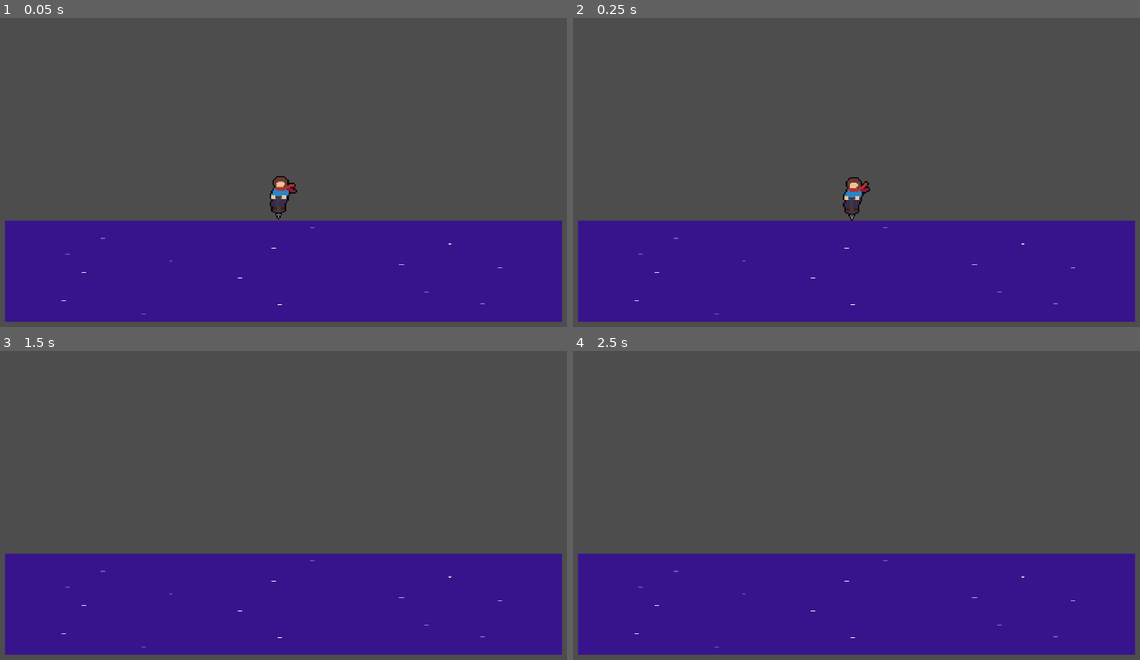
Above: before the commit, frames 1-4 (two rows, left to right).
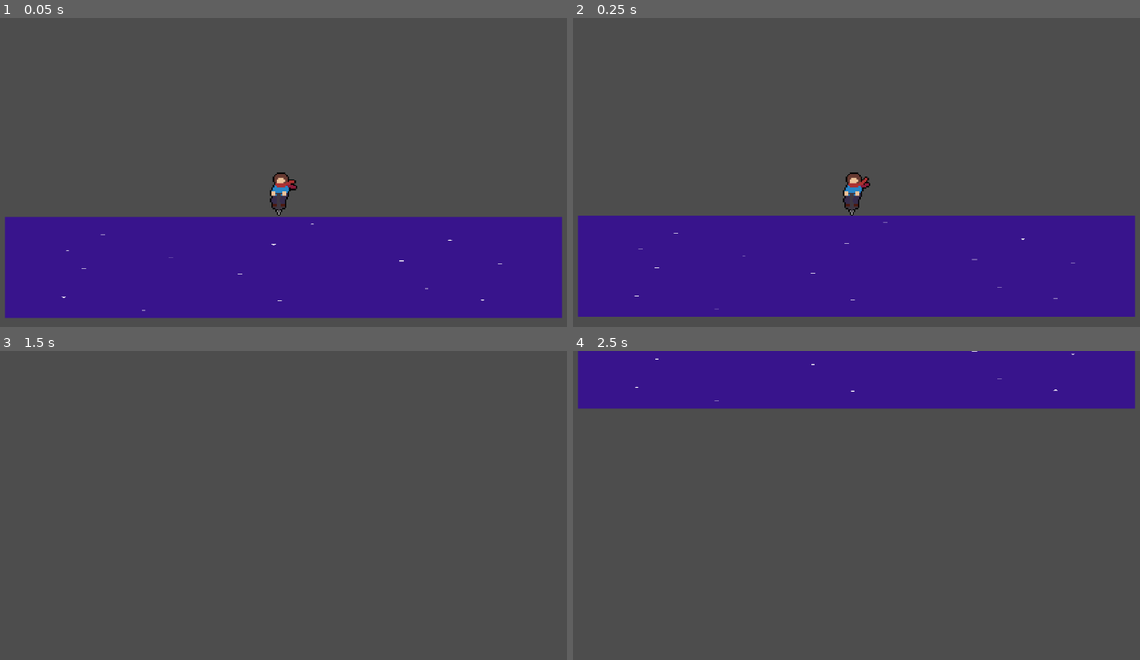
Above: after the commit, the same moments.

Repository: JMQ0598/Pogo-Game-Godot
Game: Godot game, scene res://Assets/Scenes/JumpDemo.tscn
Same seed, same stepped clock (60 frames per second), same inputs: the game is played once before the commit and once after it.
Inputs:
- Up to frame 1 (0.05 s): no input
- Up to frame 2 (0.25 s): no input
- Up to frame 3 (1.5 s): tap Enter at 0.5 s; hold D (walk_right) from 0.53 s (still down); tap W (walk_up) at 0.77 s; tap Space at 1.25 s
- Up to frame 4 (2.5 s): tap W (walk_up) at 1.52 s; tap Enter at 2 s; release D (walk_right) at 2.03 s; hold A (walk_left) from 2.03 s (still down)

The runs differ from the first frame. In frame 1, 2.9% of the frame differs, in the area x 0-100%, y 50-99%; in frame 2, 3.7%; in frame 3, 32%; in frame 4, 51%, in the area x 0-100%, y 0-99%.

Commit message:
Debug mode added for camera follow

Diff:
--- a/pogo-game/Assets/Scripts/camera_follow.gd
+++ b/pogo-game/Assets/Scripts/camera_follow.gd
@@ -7,5 +7,5 @@
 func _physics_process(_delta):
 
 	# Set to match position of target
-	if (!can_go_down and follow_target.global_position.y < global_position.y):
+	if (can_go_down or follow_target.global_position.y < global_position.y):
 		global_position.y = follow_target.global_position.y
